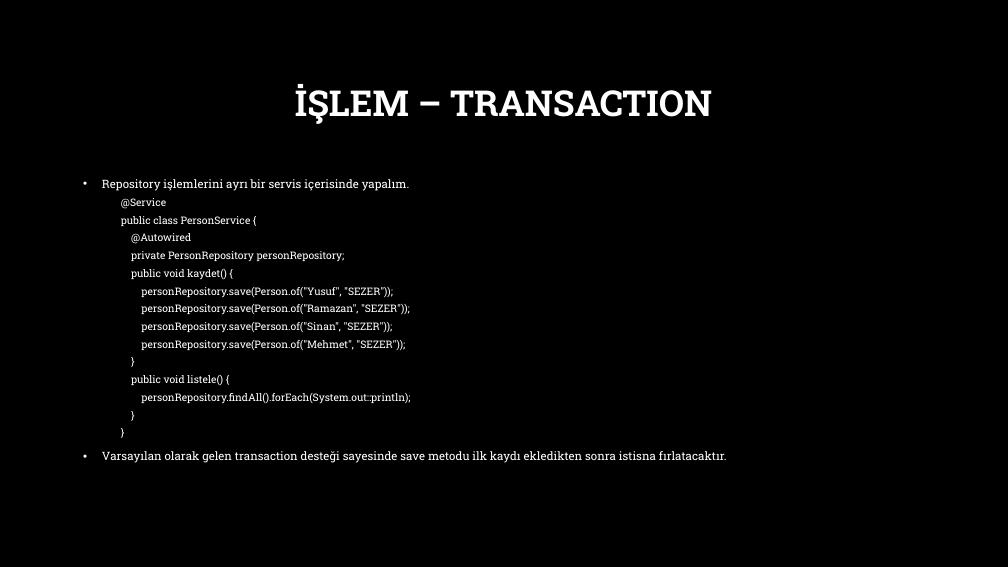
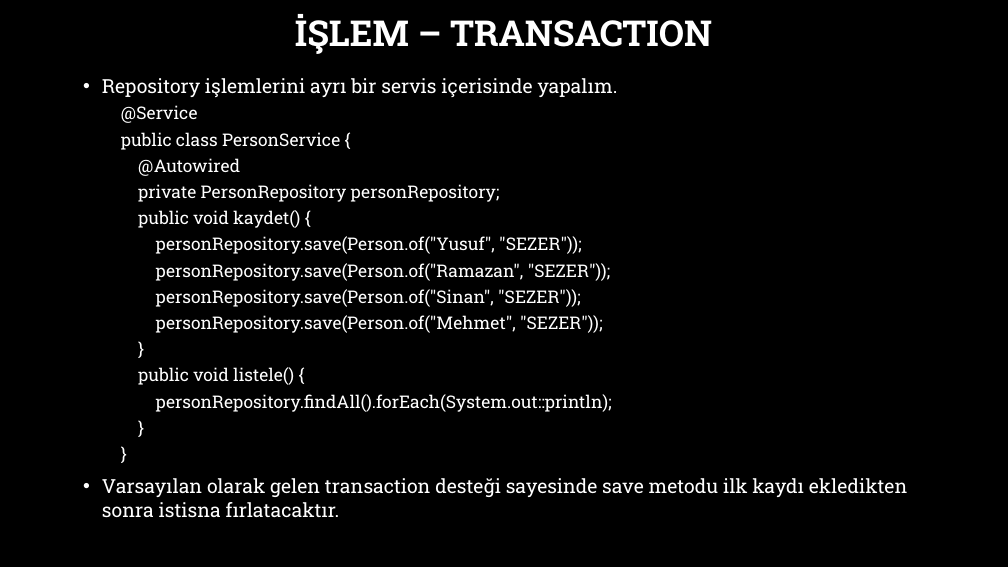
Before and after one commit to burakduman-bilgeadam/sunum, a slide deck: slide 44 of Spring/7-spring-data-jpa-hibernate.pptx (slide 42 before the commit). Drawn at 1008x567 pixels with LibreOffice and Linux fonts; fonts in the diff are those of the drawing; background and template pictures are left out. Boxes give left, top, right and bottom in pixels: in the first picture for what was removed or moved away, otherwise in the second. Text is boxed around its words. In the diff, an @@ line names an element or a change of style, - is before the commit and + after.

```diff
--- a/Spring/7-spring-data-jpa-hibernate.pptx
+++ b/Spring/7-spring-data-jpa-hibernate.pptx
@@ title "İŞLEM – TRANSACTION": place and size @@
-title "İŞLEM – TRANSACTION" at box(295, 84, 712, 124)
+title "İŞLEM – TRANSACTION" at box(295, 14, 712, 54)
@@ text "Repository işlemlerini ayrı bir servis ...": place and size @@
-text "Repository işlemlerini ayrı bir servis ..." at box(102, 179, 727, 463)
+text "Repository işlemlerini ayrı bir servis ..." at box(102, 78, 907, 517)
@@ text "Repository işlemlerini ayrı bir servis ..." at box(102, 78, 907, 517): size 11 to 18.5 pt in "Repository işlemlerini ayrı bir servis içerisinde yapalım.", "Varsayılan olarak gelen transaction desteği sayesinde save ..."; size 9.9 to 16.6 pt in "@Service", "public class PersonService {", "@Autowired", "private PersonRepository personRepository;" and 10 more places @@
```
Also in this commit, not shown: 9 other slides changed, 4 slides added.
